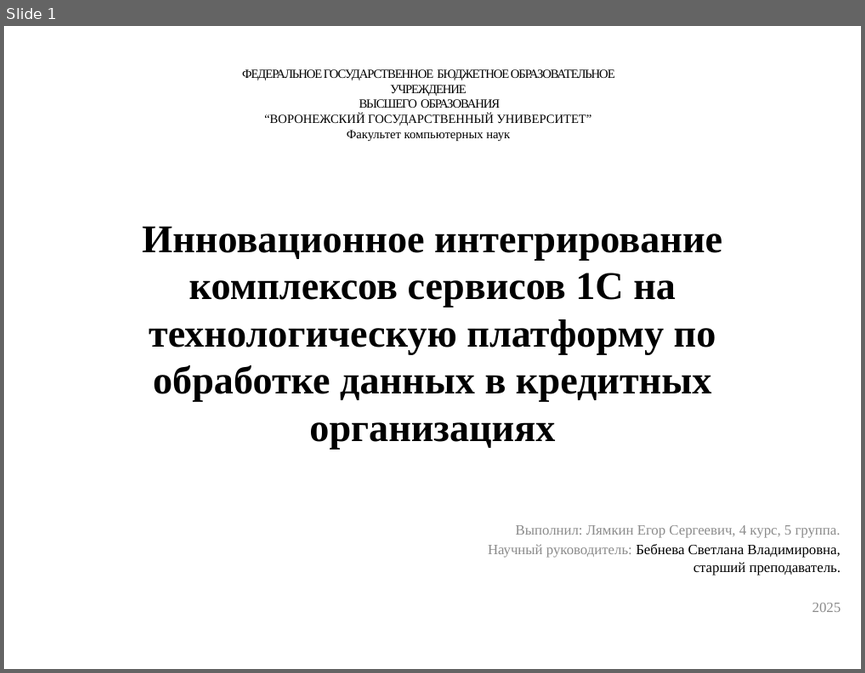
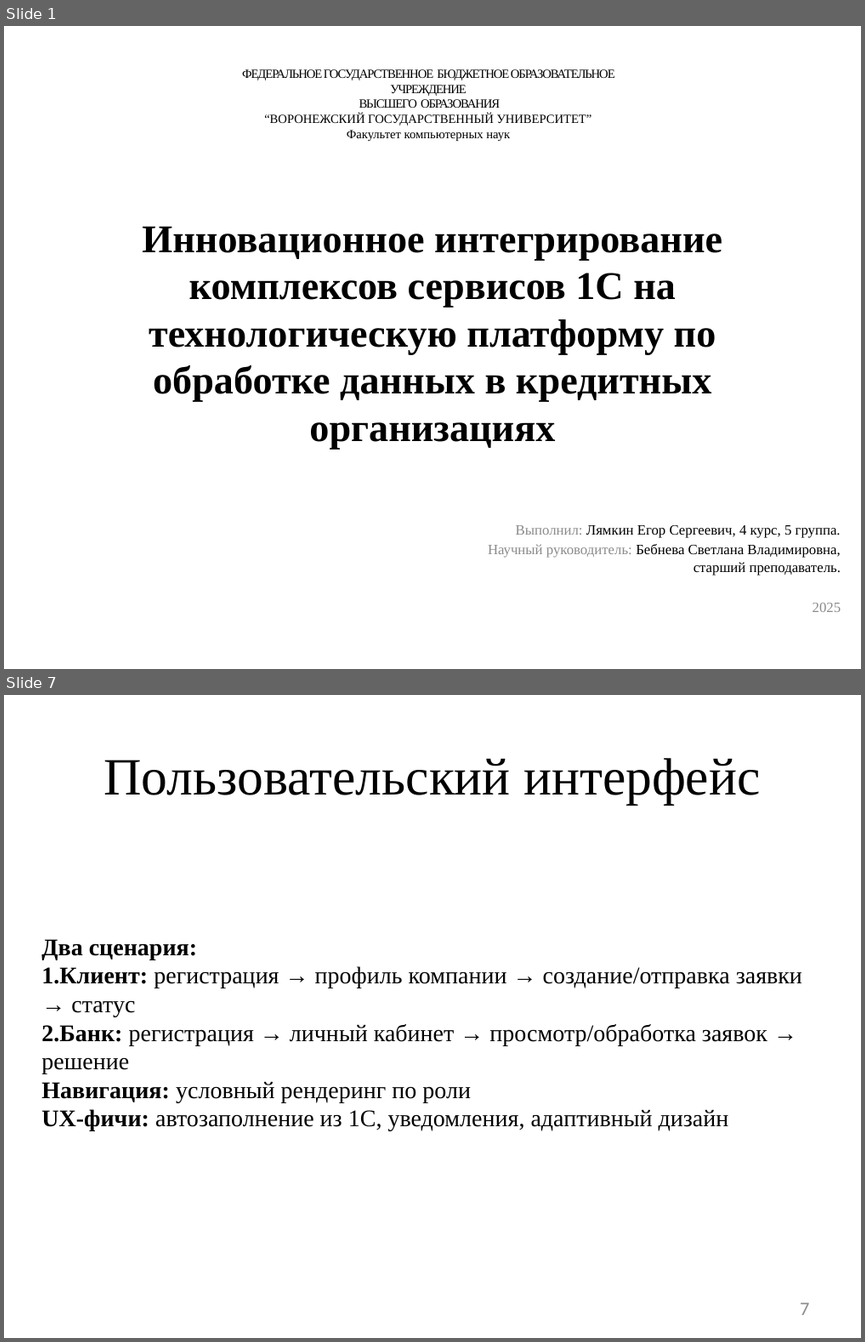
Before and after one commit to 4Bul04kka/diploma, a slide deck: дипломная работа/Лямкин презентация.pptx. Shown one above the other, each under a label of ours: slide 1 before the commit, slides 1 and 7 after it; the slides between them are not shown. The pictures are 865x673 and 865x1342 pixels, drawn with LibreOffice and Linux fonts; fonts in the diff are those of the drawing. Boxes give left, top, right and bottom in pixels: in the first picture for what was removed or moved away, otherwise in the second. Text is boxed around its words. In the diff, an @@ line names an element or a change of style, - is before the commit and + after.

```diff
--- a/дипломная работа/Лямкин презентация.pptx
+++ b/дипломная работа/Лямкин презентация.pptx
@@ slide 7 added at (x1=4, y1=695, x2=861, y2=1338), background #FFFFFF @@
@@ title added at (x1=103, y1=758, x2=760, y2=805), 44 pt, text #000000 @@
+Пользовательский интерфейс
@@ text added at (x1=41, y1=939, x2=802, y2=1131), 20 pt, text #000000 @@
+Два сценария:
+1. Клиент: регистрация → профиль компании → создание/отправка заявки → статус
+2. Банк: регистрация → личный кабинет → просмотр/обработка заявок → решение
+Навигация: условный рендеринг по роли
+UX-фичи: автозаполнение из 1С, уведомления, адаптивный дизайн
@@ page number added at (x1=800, y1=1302, x2=809, y2=1315), 16 pt, text #8C8C8C @@
+7
@@ slide 1 changed as well @@
@@ subtitle at (x1=516, y1=525, x2=840, y2=538): text colour #8C8C8C to #000000 in "Лямкин Егор Сергеевич, 4 курс, 5 группа." @@
```
Also in this commit, not shown: 7 other slides added, 7 slides removed, 19 other files.
